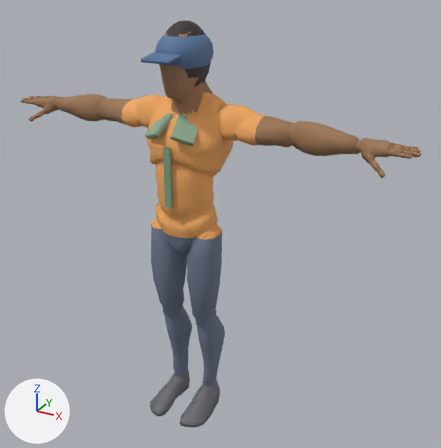
An edit to the glTF model godot/assets/models/char_kurir.glb, drawn before and after from the same camera.
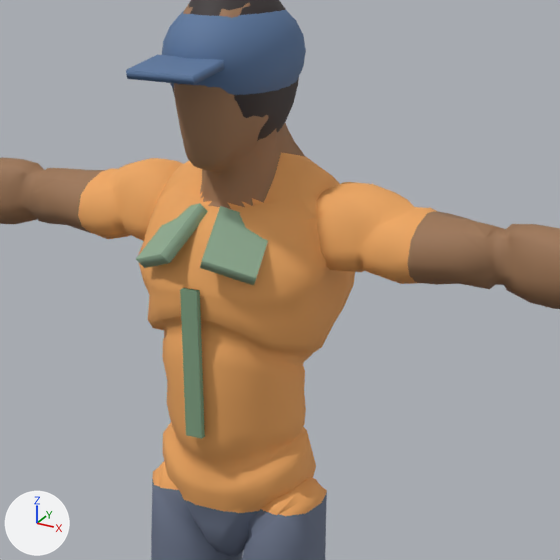
There are two pictures of each version: one whole from a camera (50 mm lens) standing at (1.351, -2.144, 2.086) and looking at (0.129, 0.077, 0.975), one close up on the part from 20% to 72% of the width and 7% to 57% of the height. The lights are fixed; the arrows at lower left show +X, +Y and +Z. The first two pictures are the older version. Vertices at exactly the same position are counted once.

In view in the first close-up: 'KurirCapBrim', 'KurirCapDome', 'KurirHair', 'Mannequin', 'ShirtCollar_L', 'ShirtCollar_R', 'ShirtPlacket'.
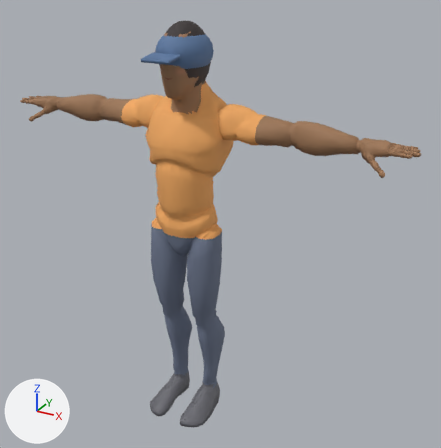
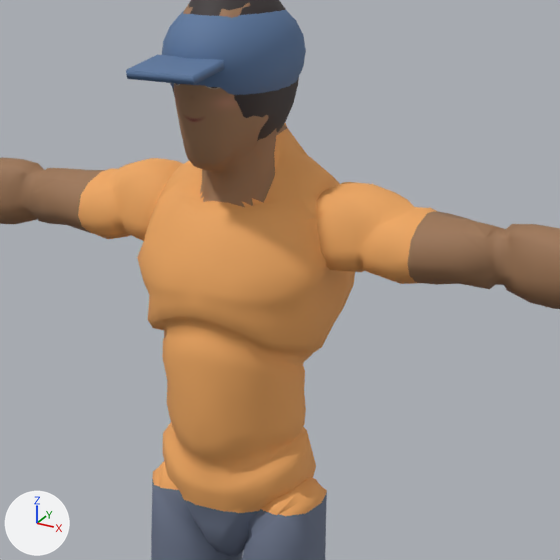
Where the change shows, as pixel boxes (x1, y1, x2, y2) in the close-ups (560 x 560 px):
'ShirtCollar_L', deleted: before (200, 206, 268, 285)
'ShirtPlacket', deleted: before (180, 288, 205, 439)
'ShirtCollar_R', deleted: before (136, 203, 208, 268)
part 1 of me_mannequin_001, surface changed: (139, 87, 330, 482) in both
part 2 of me_mannequin_001, recoloured: (210, 123, 303, 207) in both

What the commit changed:
me_mannequin_001 has 7427 vertices, 14585 faces and spans x -0.97..0.97, y -0.21..0.17, z 0.0..1.83.
me_mannequin_001 is used by ob_mannequin; location (0.0, 0.0, 0.0).
me_mannequin_001 part 1: 14087 kept faces spanning x -0.97..0.97, y -0.21..0.17, z 0.0..1.83 get new texture (UV) coordinates.
me_mannequin_001 part 2: 56 faces spanning x -0.09..0.1, y -0.05..0.16, z 1.48..1.63 switch from mat_skin (brown #9e7655) to mat_shirt (orange #f1aa61).
Object 'ShirtCollar_L' (ob_shirtcollar_l) is deleted.
Object 'ShirtCollar_R' (ob_shirtcollar_r) is deleted.
Object 'ShirtPlacket' (ob_shirtplacket) is deleted.
